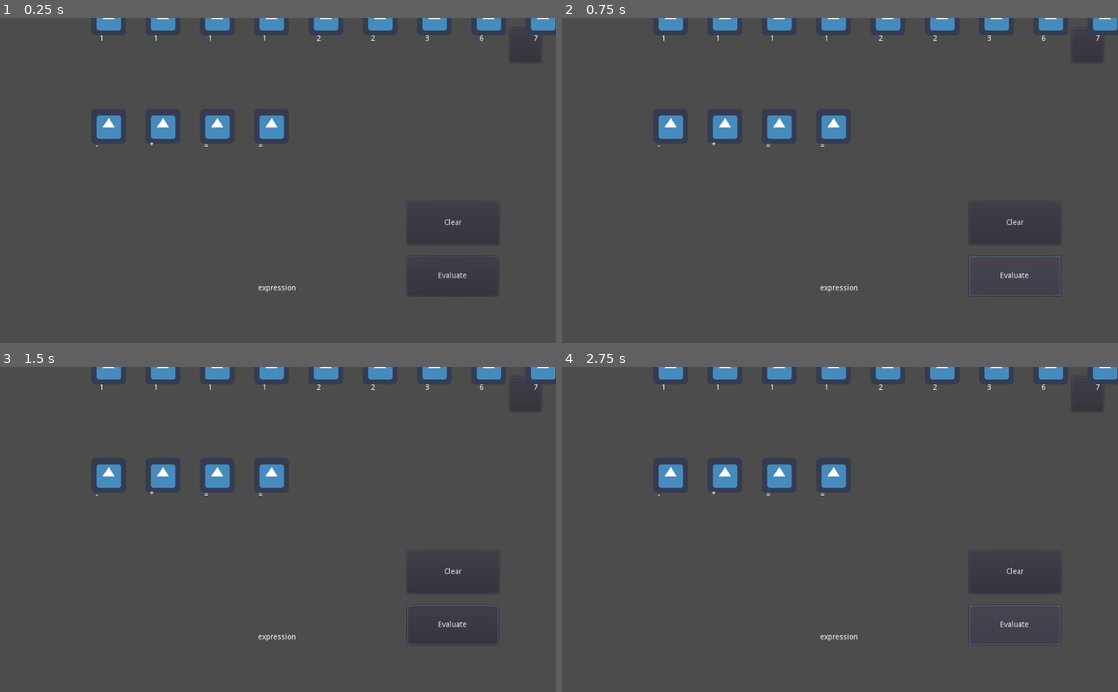
Above: before the commit, frames 1-4 (two rows, left to right).
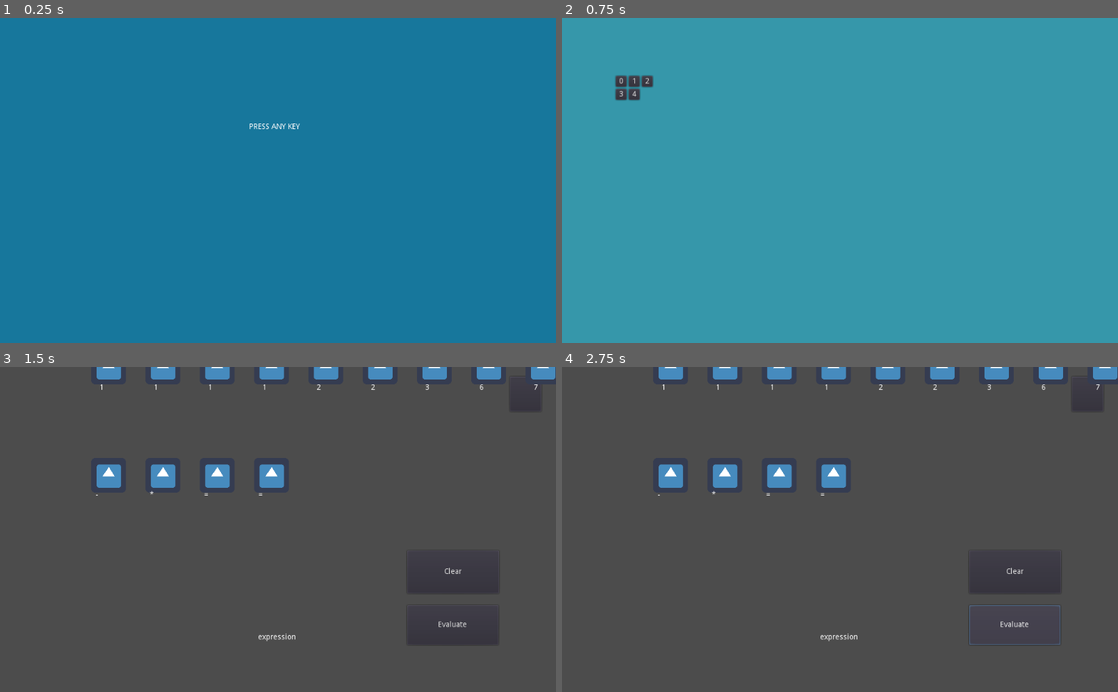
Above: after the commit, the same moments.

Repository: MilosPetrovic4/EqualQuest
Game: Godot game, scene res://Menu.tscn
Two runs of this game, one before a commit and one after it. Both use one fixed random seed, a clock stepped at 60 frames per second and the inputs below. Before the commit the project starts from res://main.tscn. The engine's default icon, where the game draws it, is replaced by a stand-in: a white triangle on a blue panel in a dark square.
Inputs (mouse positions are in pixels of both pictures, inside the frame that each line leads up to):
- Up to frame 1 (0.25 s): no input
- Up to frame 2 (0.75 s): click (1012, 274) at 0.5 s, where only the run before the commit has a clickable "Evaluate"
- Up to frame 3 (1.5 s): click (61, 432) at 1.25 s, where only the run after the commit has a clickable "0"
- Up to frame 4 (2.75 s): click "Evaluate" at 2 s

The runs differ from the first frame. In frame 1, 100% of the frame differs, in the area x 0-100%, y 0-100%; in frame 2, 97%; in frame 3, 0.1%; in frame 4, nothing differs.
Error before the commit: Invalid get index '1' (on base: 'PoolStringArray'). (res://main.gd:97)
Error after the commit: Invalid get index '1' (on base: 'PoolStringArray'). (res://main.gd:99)

Commit message:
Added rudimentary start and level select menu

Diff:
--- /dev/null
+++ b/Menu.gd
@@ -0,0 +1,10 @@
+extends Control
+
+
+func _input(event):
+	if event is InputEventKey or event is InputEventMouseButton:
+		start_game()
+
+func start_game():
+	var next_scene = preload("res://levels.tscn")
+	get_tree().change_scene_to(next_scene)
--- /dev/null
+++ b/Menu.tscn
@@ -0,0 +1,23 @@
+[gd_scene load_steps=2 format=2]
+
+[ext_resource path="res://Menu.gd" type="Script" id=1]
+
+[node name="Menu" type="Control"]
+anchor_right = 1.0
+anchor_bottom = 1.0
+script = ExtResource( 1 )
+
+[node name="ColorRect" type="ColorRect" parent="."]
+margin_right = 1025.0
+margin_bottom = 607.0
+color = Color( 0.0941176, 0.470588, 0.615686, 1 )
+
+[node name="Label" type="Label" parent="."]
+margin_left = 317.0
+margin_top = 147.0
+margin_right = 694.0
+margin_bottom = 256.0
+text = "Press Any Key"
+align = 1
+valign = 1
+uppercase = true
--- /dev/null
+++ b/levels.gd
@@ -0,0 +1,21 @@
+extends Control
+
+var num_lvls = 5
+
+func _ready():
+	create_level_buttons()
+
+func create_level_buttons():
+	var grid = $grid
+
+	for level in num_lvls:
+		var button = Button.new()
+		button.name = str(level)
+		button.text = str(level)
+		button.connect("pressed", self, "_on_level_button_pressed", [level])
+		grid.add_child(button)
+
+func _on_level_button_pressed(level_num):
+	get_tree().get_root().set_meta("cur_lvl", level_num)
+	var next_scene = preload("res://main.tscn")
+	get_tree().change_scene_to(next_scene)
--- /dev/null
+++ b/levels.tscn
@@ -0,0 +1,22 @@
+[gd_scene load_steps=2 format=2]
+
+[ext_resource path="res://levels.gd" type="Script" id=1]
+
+[node name="levels" type="Control"]
+anchor_right = 1.0
+anchor_bottom = 1.0
+script = ExtResource( 1 )
+
+[node name="ColorRect" type="ColorRect" parent="."]
+margin_left = -5.0
+margin_top = -1.0
+margin_right = 1039.0
+margin_bottom = 607.0
+color = Color( 0.215686, 0.596078, 0.670588, 1 )
+
+[node name="grid" type="GridContainer" parent="."]
+margin_left = 99.0
+margin_top = 107.0
+margin_right = 403.0
+margin_bottom = 247.0
+columns = 3
--- a/main.gd
+++ b/main.gd
@@ -6,7 +6,7 @@
 var number_arr = []
 var selected_order = []
 
-var current_level = 0
+var level
 var level_data
 
 # The number of characters in the level
@@ -20,18 +20,20 @@
 
 func _ready():
 
+	level = get_tree().get_root().get_meta("cur_lvl")
+
+#	if level:
+#		level -= 1
+
 	# load the json file
 	var level_data = load_json(level_path)
 	equality = ""
-	total_chars = level_data[str(current_level)]["num_chars"]
-
-	var json_str = JSON.print(level_data[str(current_level)])
-	print("JSON String:", json_str)
+	total_chars = level_data[str(level)]["num_chars"]
 
 	# Based on level data generate number characters
-	for i in range(level_data[str(current_level)]["num_nums"]):
+	for i in range(level_data[str(level)]["num_nums"]):
 		var num_instance = load("res://number.tscn").instance()
-		num_instance.init_number(level_data[str(current_level)]["numbers"][i])
+		num_instance.init_number(level_data[str(level)]["numbers"][i])
 		num_instance.position = Vector2(i * 100 + 200, 0)
 		add_child(num_instance)
 		num_instance.connect("number_clicked", self, "_on_number_clicked")
@@ -39,9 +41,9 @@
 		number_arr.append(num_instance)
 
 	# Based on level data generate operator characters
-	for j in range(level_data[str(current_level)]["num_ops"]):
+	for j in range(level_data[str(level)]["num_ops"]):
 		var op_instance = load("res://operator.tscn").instance()
-		op_instance.init_operator(level_data[str(current_level)]["operators"][j])
+		op_instance.init_operator(level_data[str(level)]["operators"][j])
 		op_instance.position = Vector2(j * 100 + 200, 200)
 		add_child(op_instance)
 		op_instance.connect("operator_clicked", self, "_on_operator_clicked")
@@ -124,7 +126,8 @@
 		if (solved_chars == total_chars):
 			print("Complete")
 			clear_level()
-			current_level += 1
+			level += 1
+			get_tree().get_root().set_meta("cur_lvl", level)
 			_ready()
 	else:
 		print("false")
--- a/project.godot
+++ b/project.godot
@@ -11,7 +11,7 @@
 [application]
 
 config/name="coolmathgames-game-godot"
-run/main_scene="res://main.tscn"
+run/main_scene="res://Menu.tscn"
 config/icon="res://Art/icon.png"
 
 [gui]
